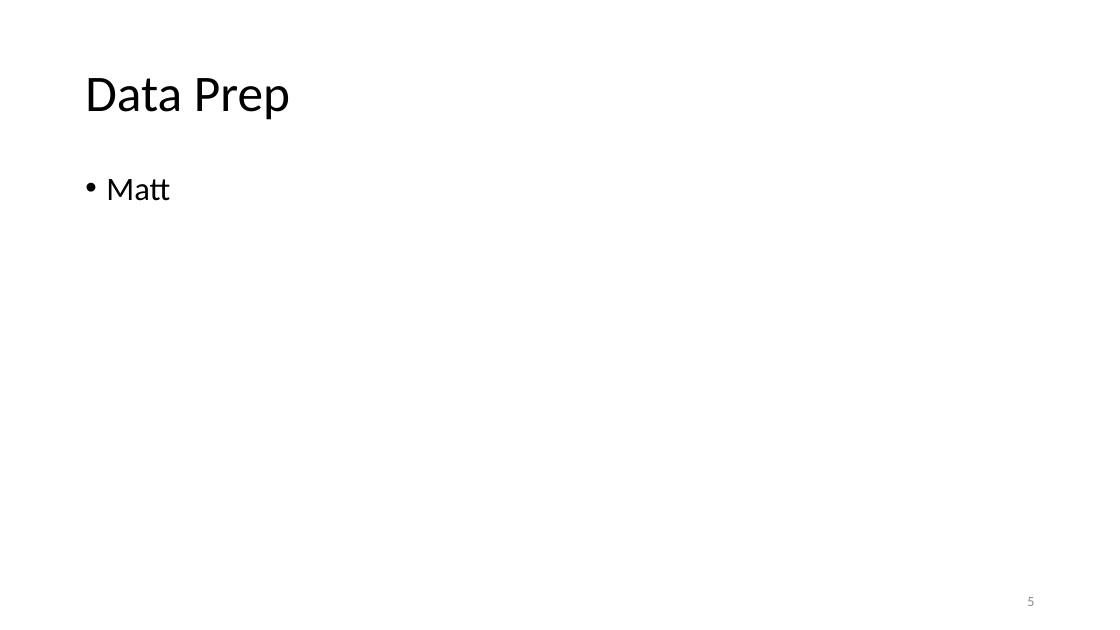
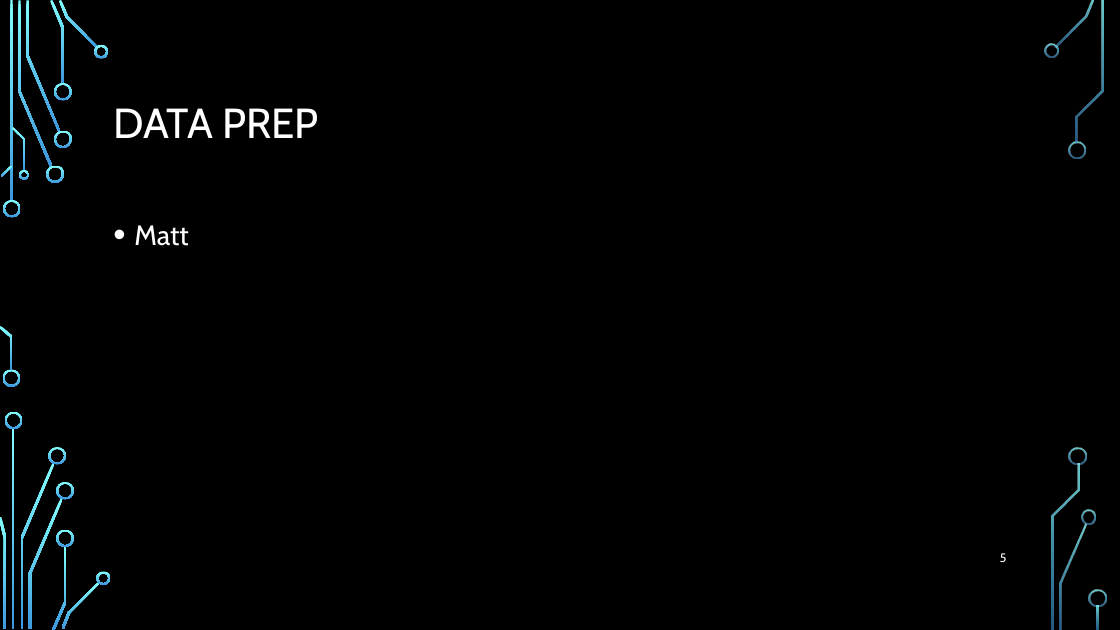
Before and after one commit to elkinst65/QTW_08, a slide deck: slide 5 of infographic.pptx. Drawn at 1120x630 pixels with LibreOffice and Linux fonts; fonts in the diff are those of the drawing; background and template pictures are left out. Boxes give left, top, right and bottom in pixels: in the first picture for what was removed or moved away, otherwise in the second. Text is boxed around its words. In the diff, an @@ line names an element or a change of style, - is before the commit and + after.

Commit message:
Added background. Will need to organize

```diff
--- a/infographic.pptx
+++ b/infographic.pptx
@@ background #FFFFFF to picture (left out) @@
@@ title at [113,108,319,138]: text changed; size 44 to 36 pt; font Calibri to Cabin; text colour #000000 to #FFFFFF @@
-Data Prep
+DATA PREP
@@ text "Matt": place and size @@
-text "Matt" at [106,179,170,201]
+text "Matt" at [134,225,189,246]
@@ text "Matt" at [134,225,189,246]: size 28 to 24 pt, font Calibri to Cabin, text colour #000000 to #FFFFFF; line spacing 0.9 to 1.2 @@
@@ page number: place and size @@
-page number at [1027,597,1034,606]
+page number at [1000,553,1007,562]
@@ page number at [1000,553,1007,562]: size 12 to 10.5 pt, font Calibri to Cabin, text colour #8C8C8C to #FFFFFF @@
@@ group added at [0,0,1107,630]: 33 freeform shapes, 3 rectangles @@
```
Also in this commit, not shown: 16 other slides changed, 2 slides added.
